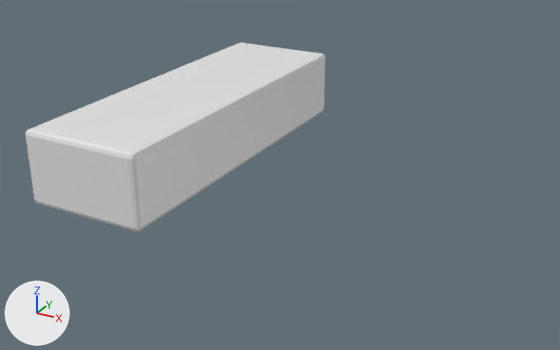
The FBX model JengaBrick2.fbx, before and after one commit.
Before and after are seen from a 50 mm lens placed at (1.841, -2.617, 1.129), pointed at (0.452, -0.093, -0.133). Arrows for +X, +Y and +Z are at lower left; the lights stay in place.
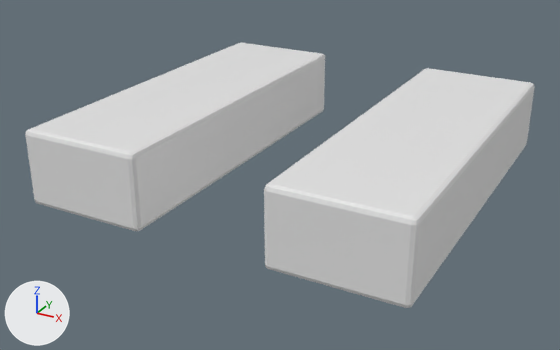
The newer file is also turned or shifted as a whole; pictures and numbers use the older file's frame.

The edits, one by one:
Mesh me_cube_001 is new.
It has 416 vertices, 414 faces and spans x -0.25..0.25, y -0.75..0.75, z -0.15..0.15.
It uses material mat_material (white #e7e7e7).
Object 'Cube.001' (ob_cube_001) is new; it shows me_cube_001.
Its location is (1.0, 0.0, 0.0).

Pixel boxes (x1, y1, x2, y2) of what changed, in the pictures (560 x 350 px):
'Cube.001', added: after (264, 68, 535, 308)
